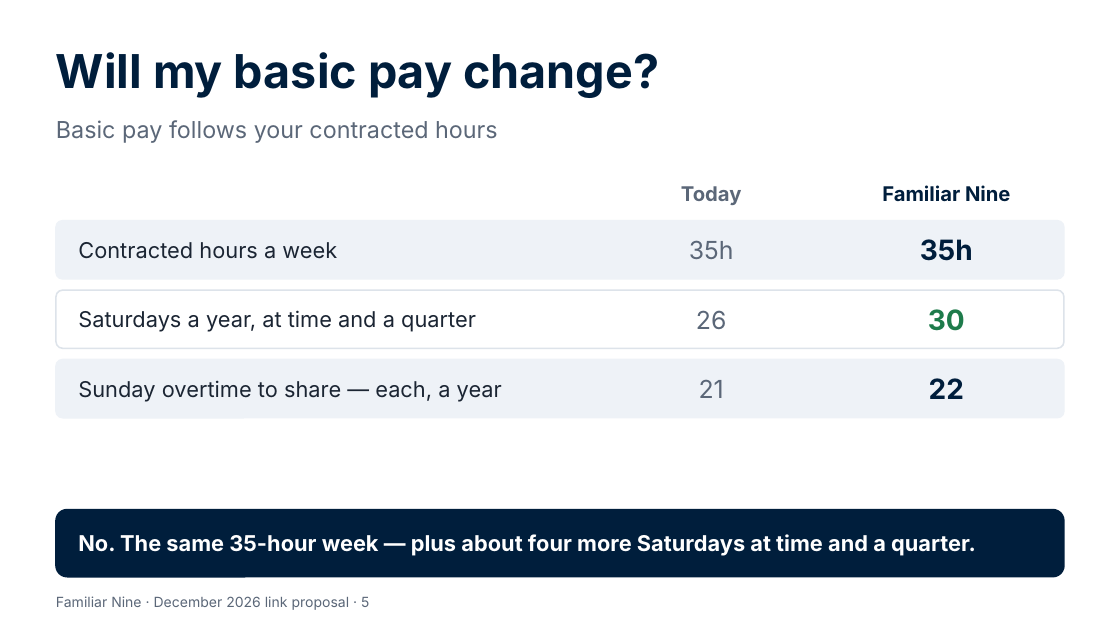
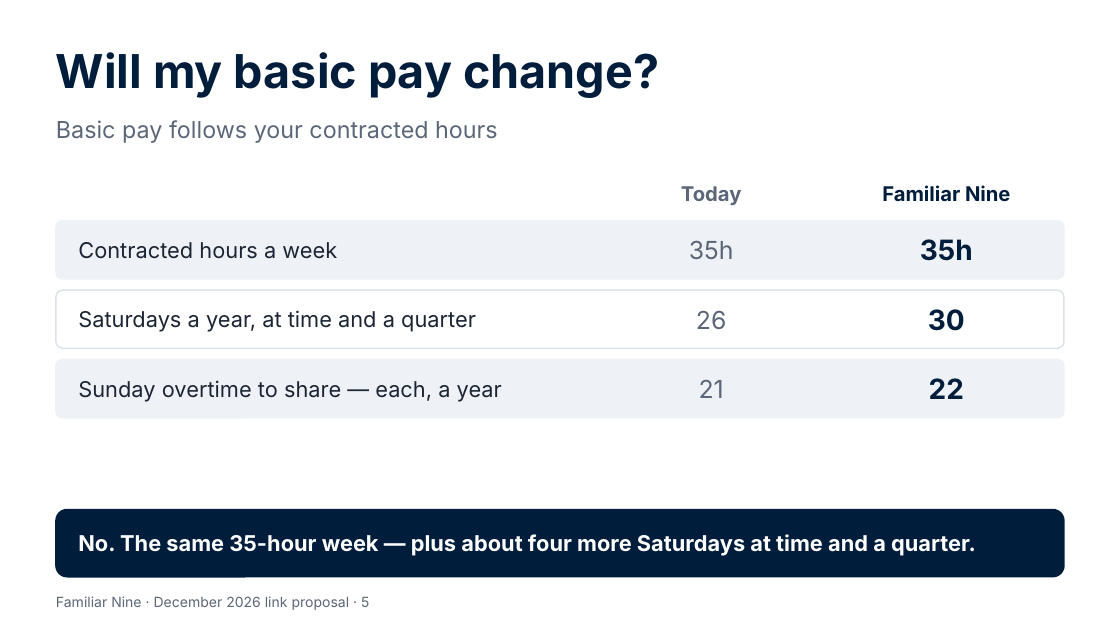
Before and after one commit to Garethdavidmiller/roster-app, a slide deck: slide 5 of docs/proposals/presentations/Familiar-Nine-for-colleagues.pptx. Drawn at 1120x630 pixels with LibreOffice and Linux fonts; fonts in the diff are those of the drawing. Boxes give left, top, right and bottom in pixels: in the first picture for what was removed or moved away, otherwise in the second. Text is boxed around its words. In the diff, an @@ line names an element or a change of style, - is before the commit and + after.

```diff
--- a/docs/proposals/presentations/Familiar-Nine-for-colleagues.pptx
+++ b/docs/proposals/presentations/Familiar-Nine-for-colleagues.pptx
@@ text "30" at bbox=[928, 309, 965, 331]: text colour #1E7B4B to #001E3C @@
```
Also in this commit, not shown: 1 other slide changed, 9 other files.
